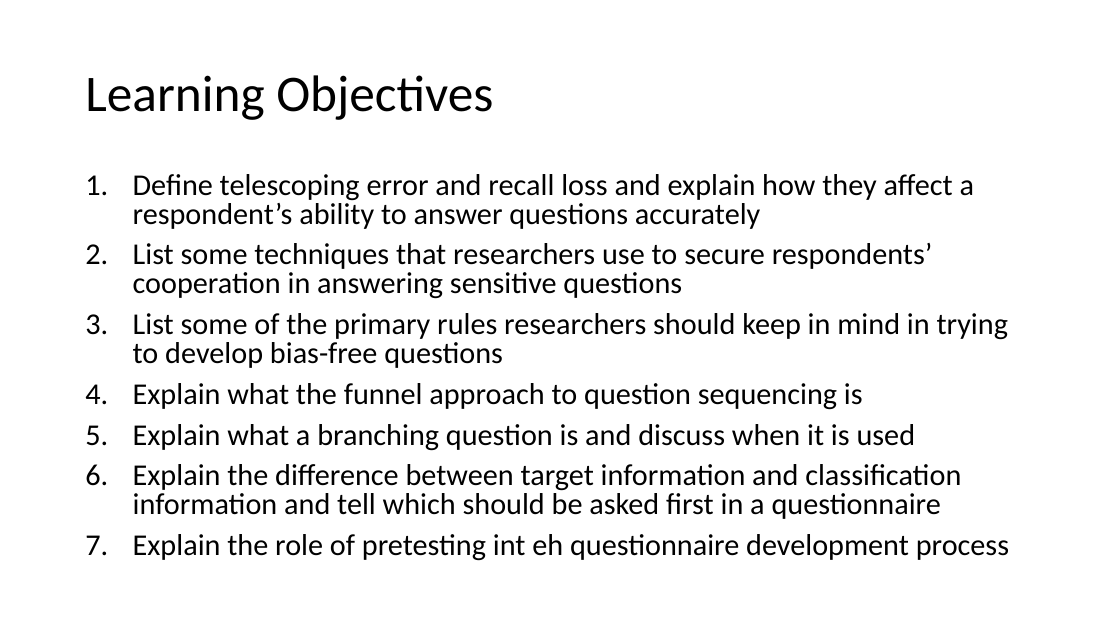
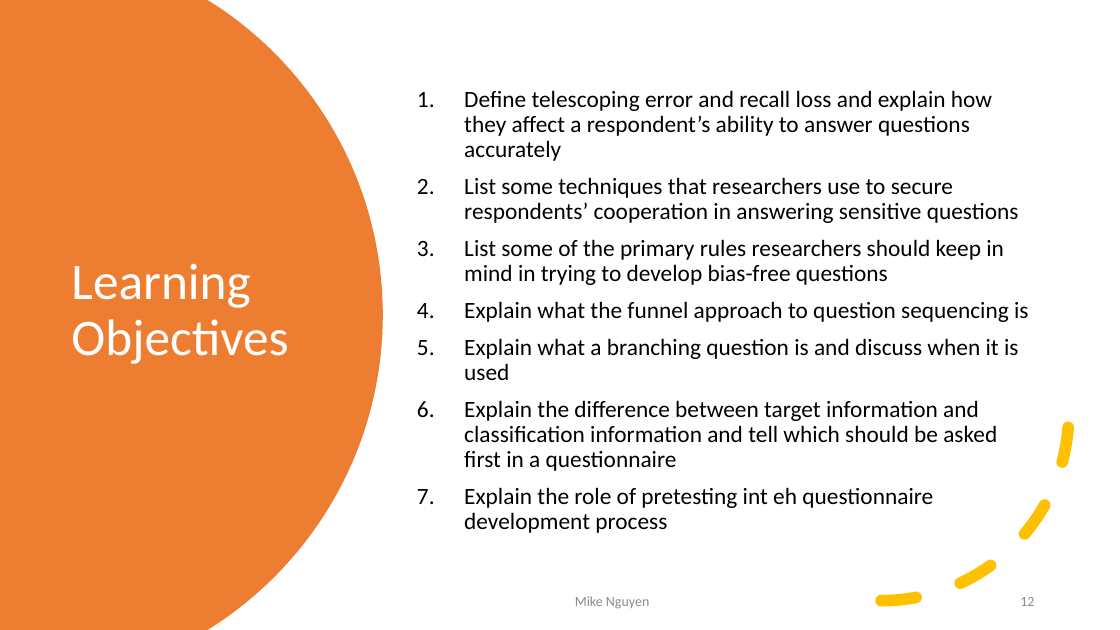
Before and after one commit to mikenguyen13/mar4050, a slide deck: slide 12 of lectures/6/1_Designing the Data Collection Form for Communication Data.pptx (slide 2 before the commit). Drawn at 1120x630 pixels with LibreOffice and Linux fonts; fonts in the diff are those of the drawing. Boxes give left, top, right and bottom in pixels: in the first picture for what was removed or moved away, otherwise in the second. Text is boxed around its words. In the diff, an @@ line names an element or a change of style, - is before the commit and + after.

```diff
--- a/lectures/6/1_Designing the Data Collection Form for Communication Data.pptx
+++ b/lectures/6/1_Designing the Data Collection Form for Communication Data.pptx
@@ freeform shape added at [0,0,383,630], fill #ED7D31 @@
@@ text "Define telescoping error and recall ...": place and size @@
-text "Define telescoping error and recall ..." at [133,174,1009,561]
+text "Define telescoping error and recall ..." at [464,90,1028,533]
@@ text "Define telescoping error and recall ..." at [464,90,1028,533]: size 25.9 to 20 pt; line spacing 0.8 to 0.9; vertical alignment top to middle @@
@@ title "Learning Objectives": place and size @@
-title "Learning Objectives" at [85,75,493,120]
+title "Learning Objectives" at [71,263,288,364]
@@ title "Learning Objectives" at [71,263,288,364]: text colour #000000 to #FFFFFF @@
@@ arc (boxed as its full ellipse) added at [694,226,1070,602], outline #FFC000 10 pt dashed @@
@@ text added at [575,596,649,609], 12 pt, text #8C8C8C @@
+Mike Nguyen
@@ page number added at [1020,597,1034,606], 12 pt, text #8C8C8C @@
+12
```
Also in this commit, not shown: 32 other slides changed, 16 slides added, 2 slides removed, 7 other files.
